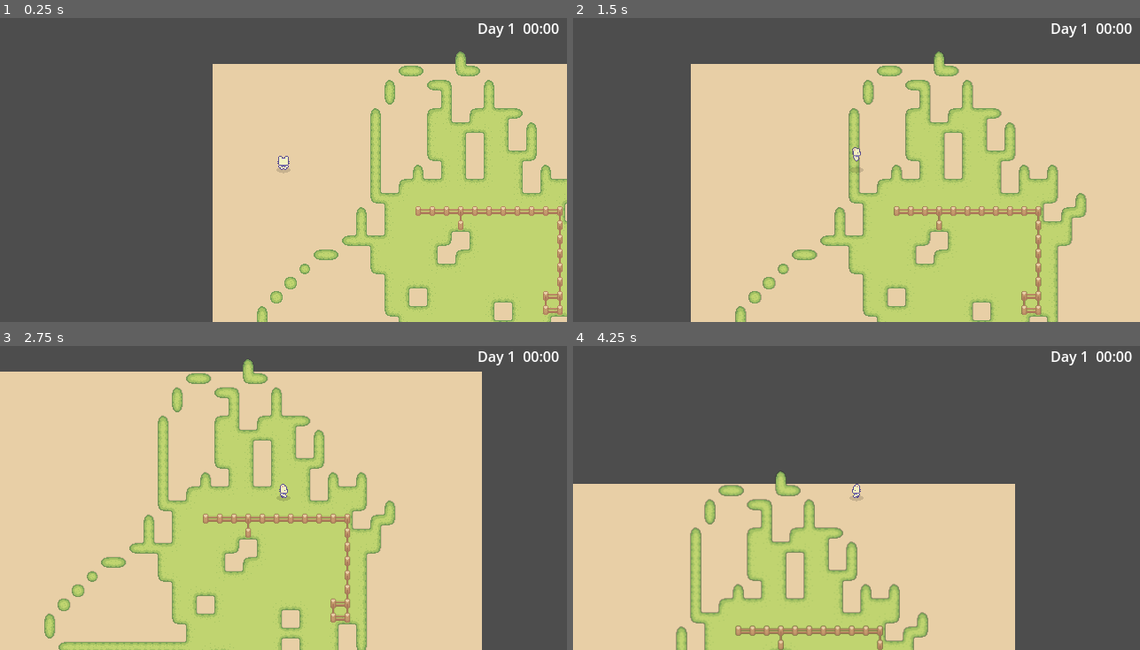
Above: before the commit, frames 1-4 (two rows, left to right).
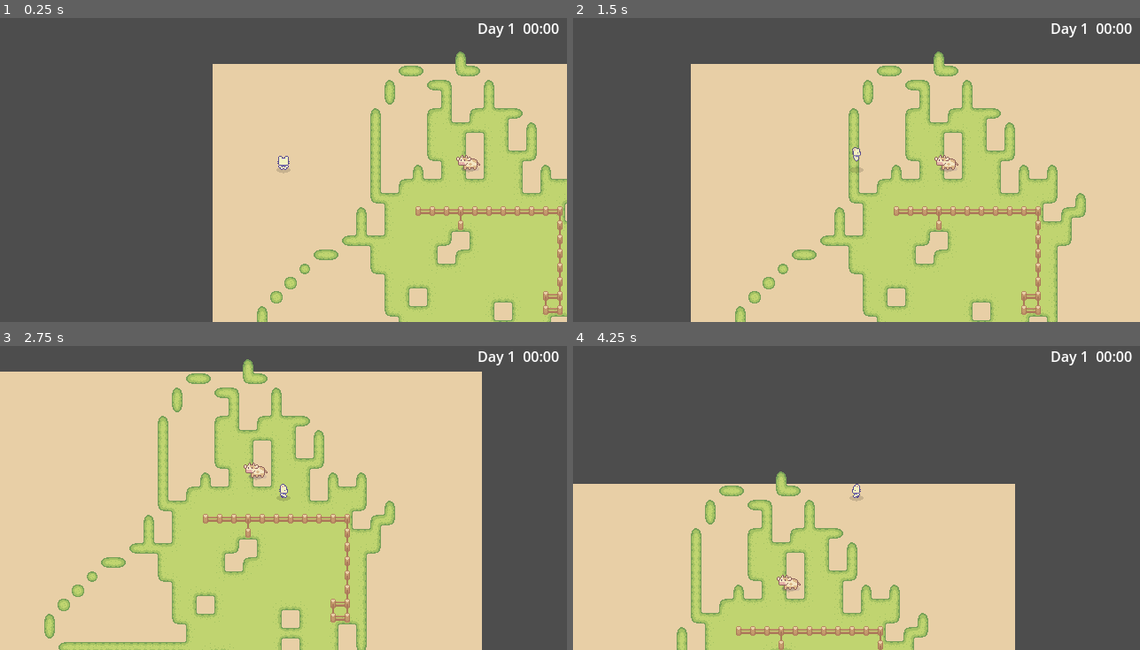
Above: after the commit, the same moments.

Repository: Maaack/Only-Harvest
Game: Godot game, scene res://Scenes/MainGameUI/MainGameUI.tscn
Same seed, same stepped clock (60 frames per second), same inputs: the game is played once before the commit and once after it.
Inputs:
- Up to frame 1 (0.25 s): no input
- Up to frame 2 (1.5 s): tap Enter at 0.5 s; hold D (move_right) 0.53-1.28 s; tap Space (jump) at 0.77 s; hold S (move_down) from 1.28 s (still down)
- Up to frame 3 (2.75 s): tap Space (jump) at 1.52 s; release S (move_down) at 2.03 s; hold D (move_right) from 2.03 s (still down)
- Up to frame 4 (4.25 s): release D (move_right) at 2.78 s; hold W (move_up) 2.78-3.53 s; tap Space (jump) at 3.02, 3.77 s; hold A (move_left) from 3.53 s (still down)

The runs differ from the first frame. In frame 1, 0.1% of the frame differs, in the area x 80-85%, y 45-51%; in frame 2, 0.7%; in frame 3, 0.2%; in frame 4, 1.1%, in the area x 18-63%, y 41-100%.

Commit message:
Adds guard "dog".

Diff:
--- /dev/null
+++ b/Scenes/GuardDog/GuardDog.tscn
@@ -0,0 +1,230 @@
+[gd_scene load_steps=20 format=3 uid="uid://b8h64mseoitm"]
+
+[ext_resource type="Texture2D" uid="uid://my27r3aidjhe" path="res://Assets/Originals/Sprites/ShadowShape.png" id="1_b0f21"]
+[ext_resource type="Texture2D" uid="uid://ce8igm7o08hlp" path="res://Assets/Sourced/Sprout Lands/Characters/Free Cow Sprites.png" id="1_gacb2"]
+
+[sub_resource type="CapsuleShape2D" id="CapsuleShape2D_car6v"]
+radius = 4.0
+height = 24.0
+
+[sub_resource type="Animation" id="Animation_c4cb2"]
+resource_name = "FaceE"
+length = 0.1
+tracks/0/type = "value"
+tracks/0/imported = false
+tracks/0/enabled = true
+tracks/0/path = NodePath("CharacterSprite2D:frame")
+tracks/0/interp = 1
+tracks/0/loop_wrap = true
+tracks/0/keys = {
+"times": PackedFloat32Array(0),
+"transitions": PackedFloat32Array(1),
+"update": 1,
+"values": [0]
+}
+tracks/1/type = "value"
+tracks/1/imported = false
+tracks/1/enabled = true
+tracks/1/path = NodePath("CharacterSprite2D:flip_h")
+tracks/1/interp = 1
+tracks/1/loop_wrap = true
+tracks/1/keys = {
+"times": PackedFloat32Array(0),
+"transitions": PackedFloat32Array(1),
+"update": 1,
+"values": [false]
+}
+
+[sub_resource type="Animation" id="Animation_87k4c"]
+length = 0.001
+tracks/0/type = "value"
+tracks/0/imported = false
+tracks/0/enabled = true
+tracks/0/path = NodePath("CharacterSprite2D:frame")
+tracks/0/interp = 1
+tracks/0/loop_wrap = true
+tracks/0/keys = {
+"times": PackedFloat32Array(0),
+"transitions": PackedFloat32Array(1),
+"update": 1,
+"values": [0]
+}
+tracks/1/type = "value"
+tracks/1/imported = false
+tracks/1/enabled = true
+tracks/1/path = NodePath("CharacterSprite2D:flip_h")
+tracks/1/interp = 1
+tracks/1/loop_wrap = true
+tracks/1/keys = {
+"times": PackedFloat32Array(0),
+"transitions": PackedFloat32Array(1),
+"update": 1,
+"values": [false]
+}
+
+[sub_resource type="Animation" id="Animation_2u1vy"]
+resource_name = "FaceW"
+length = 0.1
+tracks/0/type = "value"
+tracks/0/imported = false
+tracks/0/enabled = true
+tracks/0/path = NodePath("CharacterSprite2D:frame")
+tracks/0/interp = 1
+tracks/0/loop_wrap = true
+tracks/0/keys = {
+"times": PackedFloat32Array(0),
+"transitions": PackedFloat32Array(1),
+"update": 1,
+"values": [0]
+}
+tracks/1/type = "value"
+tracks/1/imported = false
+tracks/1/enabled = true
+tracks/1/path = NodePath("CharacterSprite2D:flip_h")
+tracks/1/interp = 1
+tracks/1/loop_wrap = true
+tracks/1/keys = {
+"times": PackedFloat32Array(0),
+"transitions": PackedFloat32Array(1),
+"update": 1,
+"values": [true]
+}
+
+[sub_resource type="Animation" id="Animation_sc3hn"]
+resource_name = "WalkW"
+length = 0.5
+loop_mode = 1
+step = 0.25
+tracks/0/type = "value"
+tracks/0/imported = false
+tracks/0/enabled = true
+tracks/0/path = NodePath("CharacterSprite2D:frame")
+tracks/0/interp = 1
+tracks/0/loop_wrap = true
+tracks/0/keys = {
+"times": PackedFloat32Array(0, 0.25),
+"transitions": PackedFloat32Array(1, 1),
+"update": 1,
+"values": [3, 4]
+}
+tracks/1/type = "value"
+tracks/1/imported = false
+tracks/1/enabled = true
+tracks/1/path = NodePath("CharacterSprite2D:flip_h")
+tracks/1/interp = 1
+tracks/1/loop_wrap = true
+tracks/1/keys = {
+"times": PackedFloat32Array(0),
+"transitions": PackedFloat32Array(1),
+"update": 1,
+"values": [true]
+}
+
+[sub_resource type="Animation" id="Animation_jm172"]
+resource_name = "WalkE"
+length = 0.5
+loop_mode = 1
+step = 0.25
+tracks/0/type = "value"
+tracks/0/imported = false
+tracks/0/enabled = true
+tracks/0/path = NodePath("CharacterSprite2D:frame")
+tracks/0/interp = 1
+tracks/0/loop_wrap = true
+tracks/0/keys = {
+"times": PackedFloat32Array(0, 0.25),
+"transitions": PackedFloat32Array(1, 1),
+"update": 1,
+"values": [3, 4]
+}
+tracks/1/type = "value"
+tracks/1/imported = false
+tracks/1/enabled = true
+tracks/1/path = NodePath("CharacterSprite2D:flip_h")
+tracks/1/interp = 1
+tracks/1/loop_wrap = true
+tracks/1/keys = {
+"times": PackedFloat32Array(0),
+"transitions": PackedFloat32Array(1),
+"update": 1,
+"values": [false]
+}
+
+[sub_resource type="AnimationLibrary" id="AnimationLibrary_sbiqq"]
+_data = {
+"FaceE": SubResource("Animation_c4cb2"),
+"FaceW": SubResource("Animation_2u1vy"),
+"RESET": SubResource("Animation_87k4c"),
+"WalkE": SubResource("Animation_jm172"),
+"WalkW": SubResource("Animation_sc3hn")
+}
+
+[sub_resource type="AnimationNodeAnimation" id="AnimationNodeAnimation_knxfq"]
+animation = &"FaceW"
+
+[sub_resource type="AnimationNodeAnimation" id="AnimationNodeAnimation_67c3o"]
+animation = &"FaceE"
+
+[sub_resource type="AnimationNodeBlendSpace1D" id="AnimationNodeBlendSpace1D_m70fg"]
+blend_point_0/node = SubResource("AnimationNodeAnimation_knxfq")
+blend_point_0/pos = -1.0
+blend_point_1/node = SubResource("AnimationNodeAnimation_67c3o")
+blend_point_1/pos = 1.0
+blend_mode = 1
+
+[sub_resource type="AnimationNodeAnimation" id="AnimationNodeAnimation_f8ud2"]
+animation = &"WalkW"
+
+[sub_resource type="AnimationNodeAnimation" id="AnimationNodeAnimation_wtd16"]
+animation = &"WalkE"
+
+[sub_resource type="AnimationNodeBlendSpace1D" id="AnimationNodeBlendSpace1D_a8lw6"]
+blend_point_0/node = SubResource("AnimationNodeAnimation_f8ud2")
+blend_point_0/pos = -1.0
+blend_point_1/node = SubResource("AnimationNodeAnimation_wtd16")
+blend_point_1/pos = 1.0
+blend_mode = 1
+
+[sub_resource type="AnimationNodeStateMachineTransition" id="AnimationNodeStateMachineTransition_r5aqw"]
+advance_mode = 2
+
+[sub_resource type="AnimationNodeStateMachineTransition" id="AnimationNodeStateMachineTransition_7w6ld"]
+
+[sub_resource type="AnimationNodeStateMachineTransition" id="AnimationNodeStateMachineTransition_mqy6h"]
+
+[sub_resource type="AnimationNodeStateMachine" id="AnimationNodeStateMachine_2h2vv"]
+states/Idle/node = SubResource("AnimationNodeBlendSpace1D_m70fg")
+states/Idle/position = Vector2(411, 100)
+states/Walk/node = SubResource("AnimationNodeBlendSpace1D_a8lw6")
+states/Walk/position = Vector2(626, 100)
+transitions = ["Start", "Idle", SubResource("AnimationNodeStateMachineTransition_r5aqw"), "Idle", "Walk", SubResource("AnimationNodeStateMachineTransition_7w6ld"), "Walk", "Idle", SubResource("AnimationNodeStateMachineTransition_mqy6h")]
+
+[node name="GuardDog" type="CharacterBody2D"]
+
+[node name="ShadowSprite2D" type="Sprite2D" parent="."]
+modulate = Color(0, 0, 0, 0.141176)
+position = Vector2(0, 12)
+texture = ExtResource("1_b0f21")
+
+[node name="CharacterSprite2D" type="Sprite2D" parent="."]
+texture_filter = 1
+texture = ExtResource("1_gacb2")
+hframes = 3
+vframes = 2
+
+[node name="CollisionShape2D" type="CollisionShape2D" parent="."]
+position = Vector2(0, 12)
+rotation = 1.5708
+shape = SubResource("CapsuleShape2D_car6v")
+
+[node name="AnimationPlayer" type="AnimationPlayer" parent="."]
+libraries = {
+"": SubResource("AnimationLibrary_sbiqq")
+}
+
+[node name="AnimationTree" type="AnimationTree" parent="."]
+tree_root = SubResource("AnimationNodeStateMachine_2h2vv")
+anim_player = NodePath("../AnimationPlayer")
+active = true
+parameters/Idle/blend_position = 0.0
+parameters/Walk/blend_position = 0.0
--- a/Scenes/World/AStarGridServer.gd
+++ b/Scenes/World/AStarGridServer.gd
@@ -12,7 +12,7 @@
 @export var update_points_per_frame : int = 50
 @export_category("Debugging")
 @export var debug_cell_texture : Texture
-@export var debug_update_time : float = 0
+@export var debug_update_time : float = 5
 var nonsolid_astar_points : Array[Vector2i]
 var nonsolid_astar_iter : int = 0
 var dynamic_nodes_array : Array
@@ -119,6 +119,8 @@
 		cells_checked += 1
 
 func _process_debug(delta):
+	if not get_tree().debug_navigation_hint:
+		return
 	if debug_update_time <= 0:
 		return
 	current_debug_update_time += delta
--- a/Scenes/World/World.tscn
+++ b/Scenes/World/World.tscn
@@ -6,6 +6,7 @@
 [ext_resource type="Texture2D" uid="uid://2bsfgjphvmox" path="res://Assets/Sourced/Sprout Lands/Tilesets/Fences.png" id="3_cy8f2"]
 [ext_resource type="PackedScene" uid="uid://df6fcrlg0kjsv" path="res://Scenes/PlayerCharacter/PlayerCharacter.tscn" id="3_vvfm4"]
 [ext_resource type="Script" path="res://Scenes/World/AStarGridServer.gd" id="6_gb1ut"]
+[ext_resource type="PackedScene" uid="uid://b8h64mseoitm" path="res://Scenes/GuardDog/GuardDog.tscn" id="7_n0m51"]
 
 [sub_resource type="TileSetAtlasSource" id="TileSetAtlasSource_2v0he"]
 texture = ExtResource("1_nqhau")
@@ -859,6 +860,7 @@
 script = ExtResource("1_rdfhq")
 
 [node name="TileMap" type="TileMap" parent="."]
+texture_filter = 1
 tile_set = SubResource("TileSet_eqd0k")
 format = 2
 layer_0/name = "Dirt"
@@ -878,8 +880,6 @@
 layer_2/z_index = 0
 layer_2/tile_data = PackedInt32Array(196617, 65538, 3, 196618, 131074, 3, 196619, 131074, 3, 262156, 2, 2, 196621, 1310 …(283 unchanged characters)…
 
-[node name="PlayerCharacter" parent="." instance=ExtResource("3_vvfm4")]
-
 [node name="Timer" type="Timer" parent="."]
 process_callback = 0
 wait_time = 10.0
@@ -890,4 +890,12 @@
 exclude_tilemaps = [NodePath("../TileMap")]
 exclude_tilemap_layer = 2
 
+[node name="Characters" type="Node2D" parent="."]
+y_sort_enabled = true
+
+[node name="PlayerCharacter" parent="Characters" instance=ExtResource("3_vvfm4")]
+
+[node name="GuardDog" parent="Characters" instance=ExtResource("7_n0m51")]
+position = Vector2(209, -5)
+
 [connection signal="timeout" from="Timer" to="." method="_on_timer_timeout"]
Not shown: 1 places in Scenes/World/World.tscn that only renumber resources
